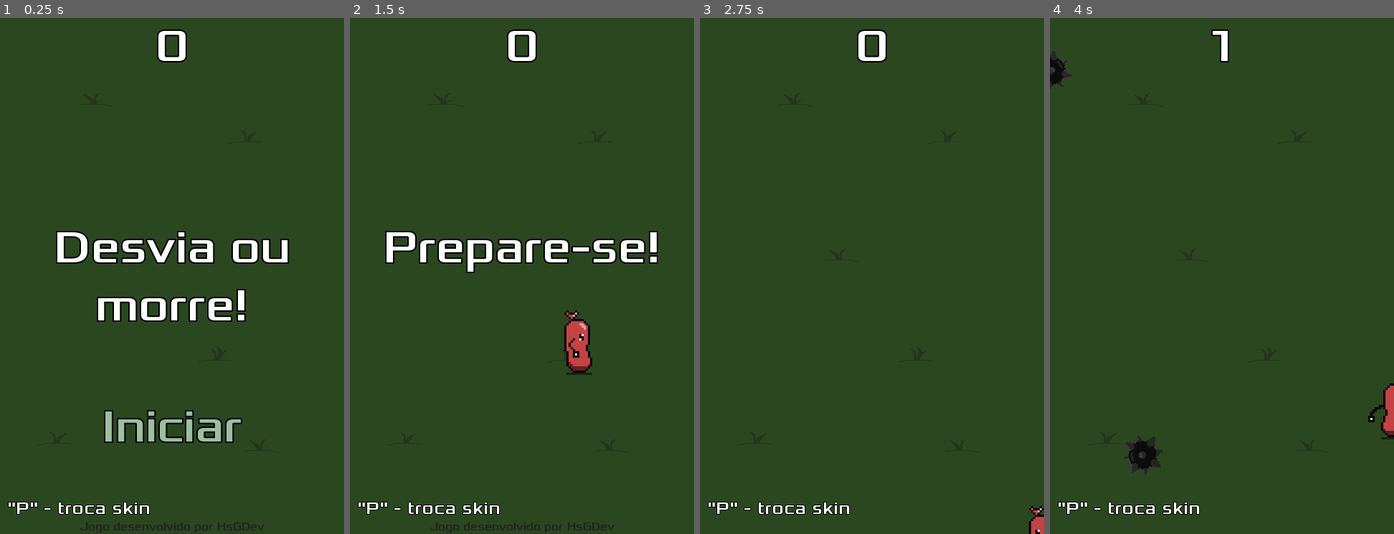
Above: before the commit, frames 1-4 (left to right).
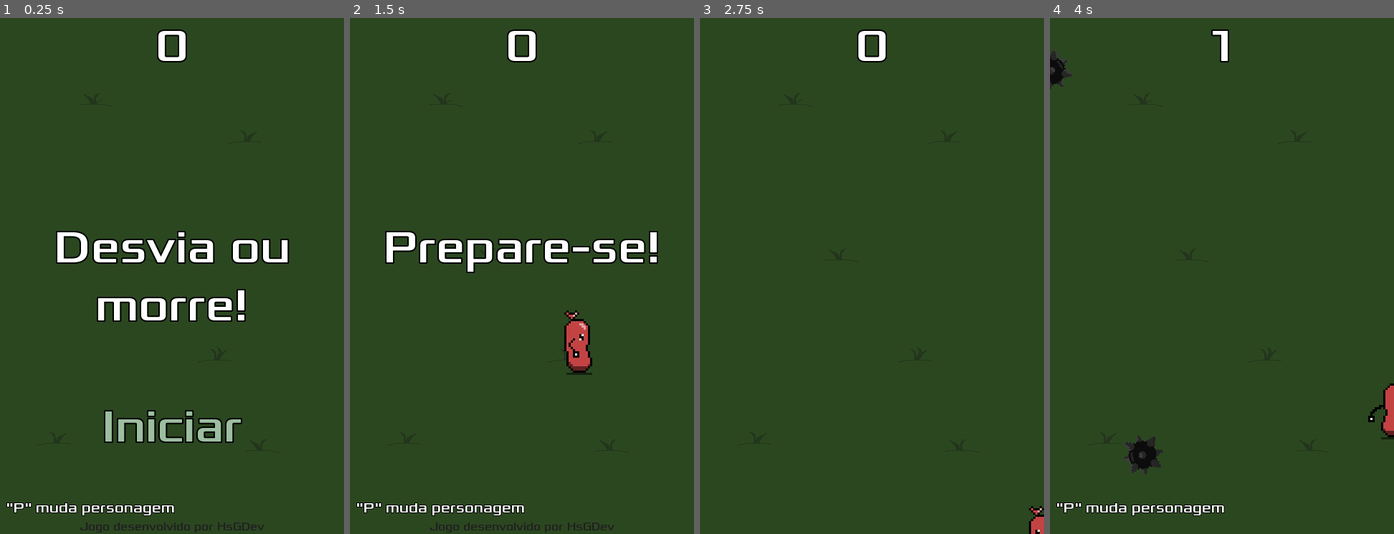
Above: after the commit, the same moments.

Repository: henriquesoaresg2/Gitteste
Game: Godot game, scene res://Main.tscn
Two runs of this game, one before a commit and one after it. Both use one fixed random seed, a clock stepped at 60 frames per second and the inputs below.
Inputs:
- Up to frame 1 (0.25 s): no input
- Up to frame 2 (1.5 s): click "Iniciar" at 0.5 s; tap Enter at 1.25 s; hold Right (ui_right) from 1.28 s (still down)
- Up to frame 3 (2.75 s): release Right (ui_right) at 2.03 s; hold Down (ui_down) from 2.03 s (still down)
- Up to frame 4 (4 s): release Down (ui_down) at 2.78 s; hold Right (ui_right) 2.78-3.53 s; hold Up (ui_up) from 3.53 s (still down)

The runs differ from the first frame. In frame 1, 0.8% of the frame differs, in the area x 1-51%, y 93-97%; in frame 2, 0.8%; in frame 3, 0.5%; in frame 4, 0.8%.

Commit message:
Incrementado efeito label skin

Diff:
--- a/DesviaTudo/HUD.gd
+++ b/DesviaTudo/HUD.gd
@@ -2,8 +2,11 @@
 
 signal start_game
 
+var tempo = Timer.new()
+
 func _ready():
-	pass # Replace with function body.
+	tempo.connect("timeout", self, "_on_tempo_timeout")
+	add_child(tempo)
 
 func show_message(text):
 	$Message.text = text
@@ -11,6 +14,7 @@
 	$MessageTimer.start()
 
 func show_game_over():
+	$Hints.hide()
 	show_message("Game Over")
 	yield($MessageTimer, "timeout") # Espera ate terminar o contador do MessageTimer.
 	$Message.text = "Desvia ou\nmorre!"
@@ -25,7 +29,20 @@
 func _on_StartButton_pressed():
 	$StartButton.hide()
 	emit_signal("start_game")
+	$Hints.show()
+	_brilha_Message()
 
 func _on_MessageTimer_timeout():
 	$Message.hide()
 	$Credits.hide()
+
+func _brilha_Message():
+	tempo.start(1.5)
+
+func _on_tempo_timeout():
+	if $Hints.is_visible():
+		$Hints.hide()
+	else:
+		$Hints.show()
+	#falta fazer um if para se mostrar o player, chamar funcao abaixo.
+	_brilha_Message()
--- a/DesviaTudo/HUD.tscn
+++ b/DesviaTudo/HUD.tscn
@@ -13,17 +13,17 @@
 outline_color = Color( 0, 0, 0, 1 )
 font_data = ExtResource( 1 )
 
-[sub_resource type="DynamicFont" id=3]
-size = 24
+[sub_resource type="DynamicFont" id=5]
+size = 20
 outline_size = 1
 outline_color = Color( 0, 0, 0, 1 )
 font_data = ExtResource( 1 )
 
-[sub_resource type="InputEventAction" id=4]
+[sub_resource type="InputEventAction" id=6]
 action = "ui_select"
 
-[sub_resource type="ShortCut" id=5]
-shortcut = SubResource( 4 )
+[sub_resource type="ShortCut" id=7]
+shortcut = SubResource( 6 )
 
 [node name="HUD" type="CanvasLayer"]
 script = ExtResource( 2 )
@@ -70,11 +70,11 @@
 [node name="Hints" type="Label" parent="."]
 anchor_top = 1.0
 anchor_bottom = 1.0
-margin_left = 10.0
+margin_left = 8.0
 margin_top = -72.0
-margin_right = 216.0
-custom_fonts/font = SubResource( 3 )
-text = "\"P\" - troca skin"
+margin_right = 270.0
+custom_fonts/font = SubResource( 5 )
+text = "\"P\" muda personagem"
 valign = 1
 autowrap = true
 __meta__ = {
Not shown: 1 places in DesviaTudo/HUD.tscn that only renumber resources
Binary file added: DesviaTudo/dodge_assets/art/bg_transition.jpg
Not shown, added: DesviaTudo/dodge_assets/art/bg_transition.jpg.import
Binary file added: DesviaTudo/dodge_assets/art/bg_transition2.jpg
Not shown, added: DesviaTudo/dodge_assets/art/bg_transition2.jpg.import
Binary file added: DesviaTudo/dodge_assets/art/bg_transition3.jpg
Not shown, added: DesviaTudo/dodge_assets/art/bg_transition3.jpg.import
Binary file added: DesviaTudo/dodge_assets/art/bg_transition4.jpg
Not shown, added: DesviaTudo/dodge_assets/art/bg_transition4.jpg.import
